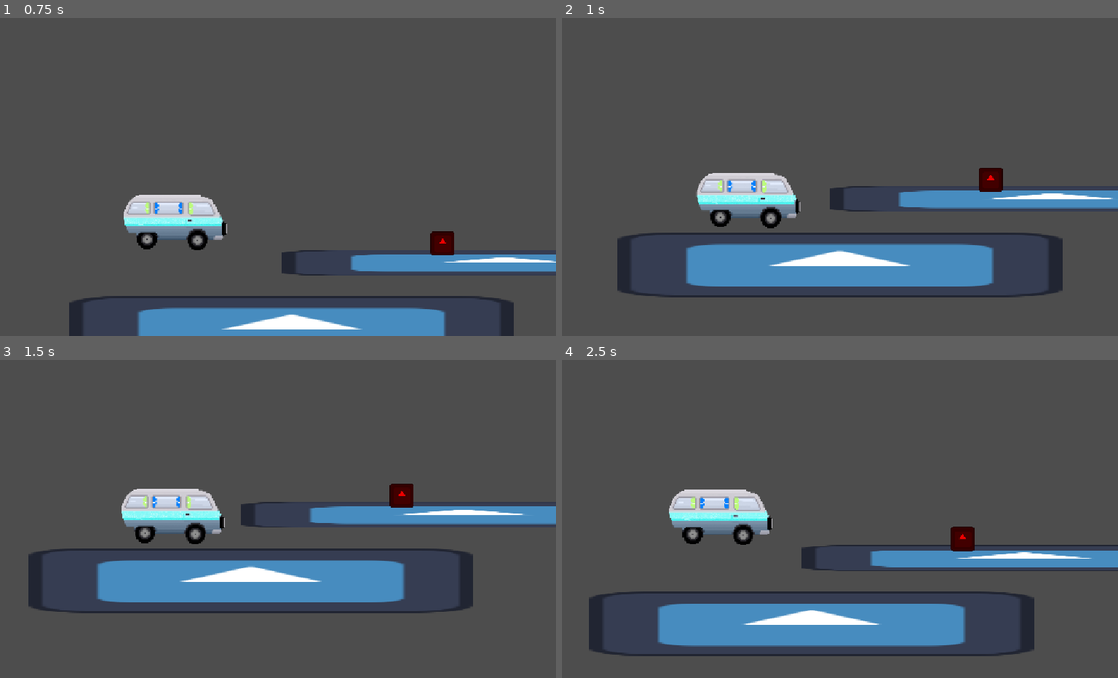
Above: before the commit, frames 1-4 (two rows, left to right).
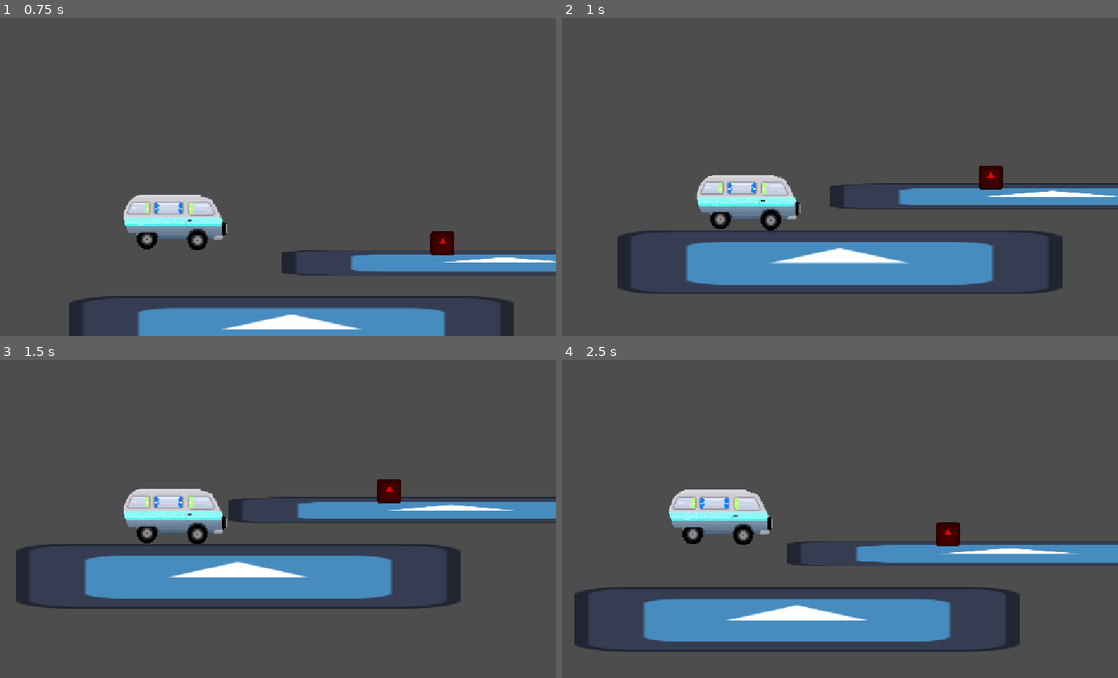
Above: after the commit, the same moments.

Repository: dezraec/roadtrip-game
Game: Godot game, scene res://van_test_map.tscn
Same seed, same stepped clock (60 frames per second), same inputs: the game is played once before the commit and once after it. The engine's default icon, where the game draws it, is replaced by a stand-in: a white triangle on a blue panel in a dark square.
Inputs:
- Up to frame 1 (0.75 s): hold D (MoveRight) from 0.53 s (still down)
- Up to frame 2 (1 s): keep holding D (MoveRight); tap Space (Jump) at 0.77 s
- Up to frame 3 (1.5 s): keep holding D (MoveRight)
- Up to frame 4 (2.5 s): tap Space (Jump) at 1.52 s; release D (MoveRight) at 2.03 s; hold A (MoveLeft) from 2.03 s (still down)

Frame 1 is identical in both runs. In frame 2, 5.9% of the frame differs, in the area x 9-100%, y 46-88%; in frame 3, 9.9%, in the area x 2-100%, y 37-80%; in frame 4, 9.9%.

Commit message:
Picture of da police added

Diff:
--- a/road_spikes.gd
+++ b/road_spikes.gd
@@ -18,14 +18,12 @@
 		ragdoll.global_position = body.global_position + Vector2(0, -50)
 		body.process_mode = Node.PROCESS_MODE_DISABLED
 
-
-
 		var impulse = Vector2.from_angle(-PI/4 + randf() * PI/8) * 100
 
 		print(impulse)
 
 		ragdoll.apply_impulse(impulse)
-		ragdoll.apply_torque_impulse(700)
+		ragdoll.apply_torque_impulse(700*9)
 
 		await get_tree().create_timer(1).timeout
 
--- a/van.tscn
+++ b/van.tscn
@@ -15,7 +15,7 @@
 }]
 
 [sub_resource type="RectangleShape2D" id="RectangleShape2D_yaxba"]
-size = Vector2(284, 126)
+size = Vector2(210, 108)
 
 [node name="van" type="CharacterBody2D" unique_id=914730358]
 script = ExtResource("1_8opdr")
@@ -24,6 +24,7 @@
 sprite_frames = SubResource("SpriteFrames_tnpr2")
 
 [node name="CollisionShape2D" type="CollisionShape2D" parent="." unique_id=348272044]
+position = Vector2(8, 0)
 shape = SubResource("RectangleShape2D_yaxba")
 
 [node name="Camera2D" type="Camera2D" parent="." unique_id=1107042478]
--- a/van_ragdoll.tscn
+++ b/van_ragdoll.tscn
@@ -1,6 +1,6 @@
 [gd_scene format=3 uid="uid://1pf4ua33bxm8"]
 
-[ext_resource type="Texture2D" uid="uid://b8s83dfrev7bq" path="res://icon.svg" id="1_gfjmy"]
+[ext_resource type="Texture2D" uid="uid://cfydpvmrdo8j3" path="res://Character Assets/Van.png" id="1_gfjmy"]
 
 [sub_resource type="RectangleShape2D" id="RectangleShape2D_ua1wk"]
 size = Vector2(284, 126)
@@ -9,7 +9,7 @@
 mass = 0.1
 
 [node name="Sprite2D" type="Sprite2D" parent="." unique_id=92011134]
-scale = Vector2(2.21875, 1)
+scale = Vector2(1.272, 1)
 texture = ExtResource("1_gfjmy")
 
 [node name="CollisionShape2D" type="CollisionShape2D" parent="." unique_id=2047283007]
Binary file added: Character Assets/da_police.png
Not shown, added: Character Assets/da_police.png.import
